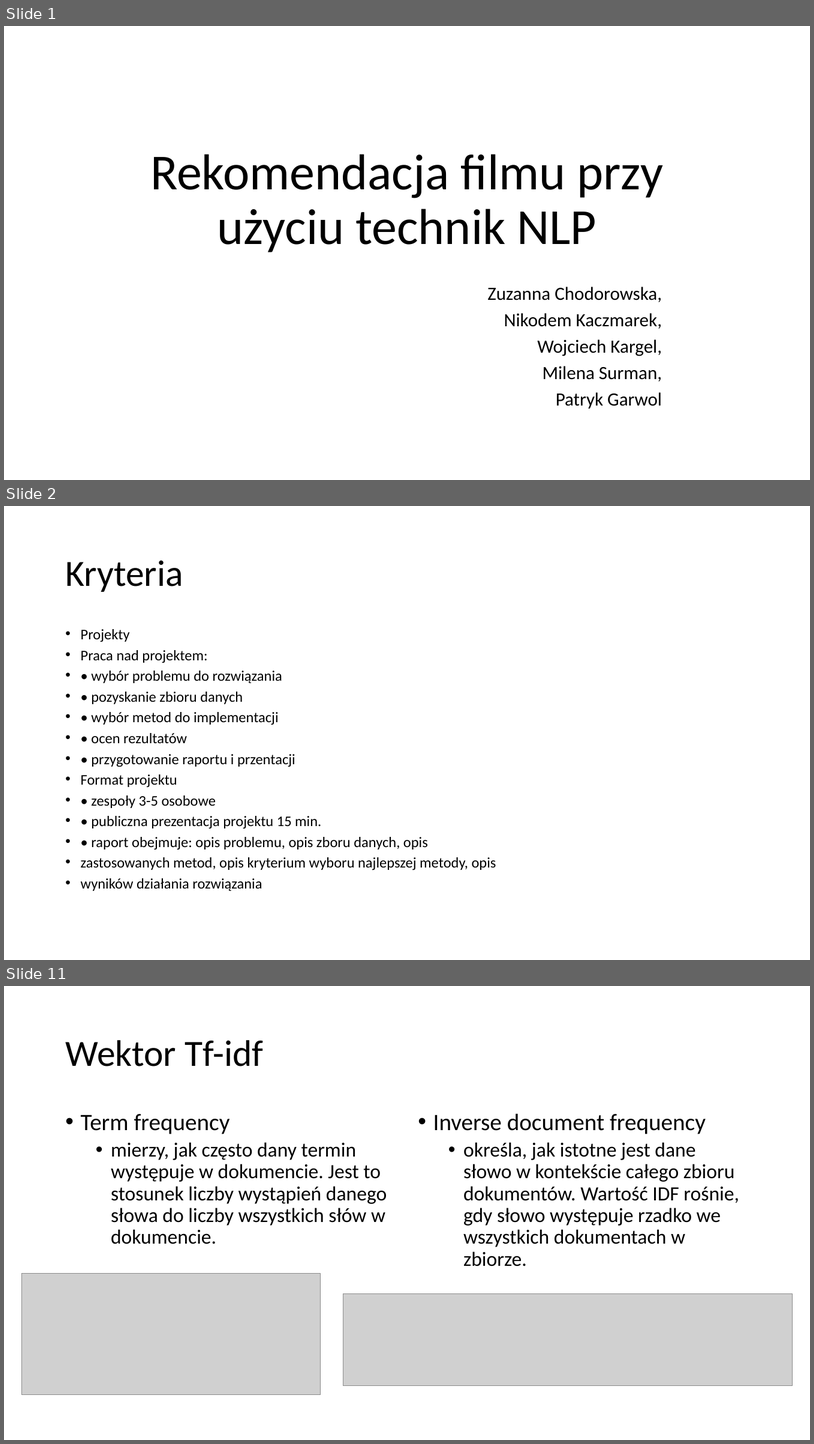
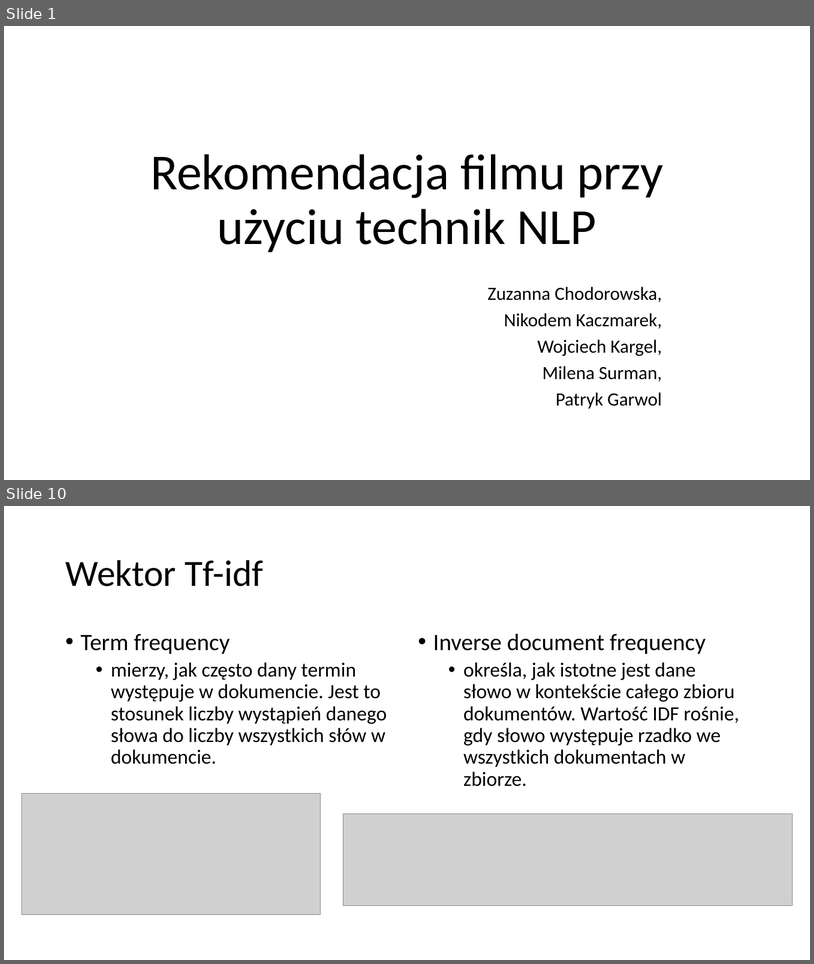
Before and after one commit to pgarwol/MovieRecommender, a slide deck: RekomendacjaFilmu.pptx. Shown one above the other, each under a label of ours: slides 1, 2 and 11 before the commit, slides 1 and 10 after it; the slides between them are not shown. The pictures are 814x1444 and 814x964 pixels, drawn with LibreOffice and Linux fonts; fonts in the diff are those of the drawing; grey boxes stand for pictures. Boxes give left, top, right and bottom in pixels: in the first picture for what was removed or moved away, otherwise in the second. Text is boxed around its words. In the diff, an @@ line names an element or a change of style, - is before the commit and + after.

```diff
--- a/RekomendacjaFilmu.pptx
+++ b/RekomendacjaFilmu.pptx
@@ slide 2 removed at <box>4,506,810,960</box>, background #FFFFFF @@
@@ title removed at <box>65,560,183,592</box> @@
-Kryteria
@@ text removed at <box>81,629,497,891</box> @@
-• Projekty
-• Praca nad projektem:
-• • wybór problemu do rozwiązania
-• • pozyskanie zbioru danych
-• • wybór metod do implementacji
-• • ocen rezultatów
-• • przygotowanie raportu i przentacji
-• Format projektu
-• • zespoły 3-5 osobowe
-• • publiczna prezentacja projektu 15 min.
-• • raport obejmuje: opis problemu, opis zboru danych, opis
-• zastosowanych metod, opis kryterium wyboru najlepszej metody, opis
-• wyników działania rozwiązania
@@ what was slide 11 is now slide 10 @@
```
Also in this commit, not shown: 8 slides changed, 6 slides added, 6 other slides removed.
